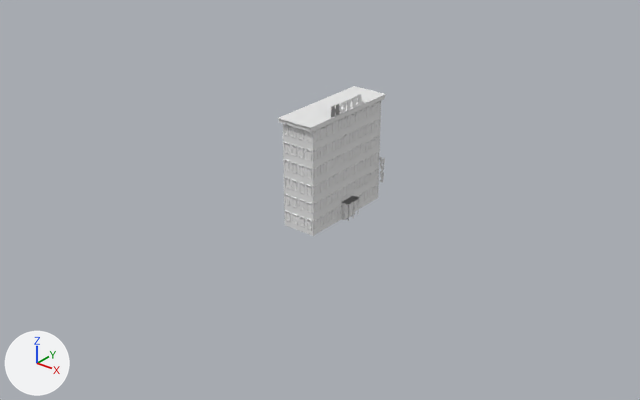
Two versions of the Blender file Unity/Assets/Models/Outdoor/Structures/hotel.blend, one commit apart.
Rendered twice from a camera (50 mm lens) standing at (54.8, -70.8, 44.7) and looking at (0.2, -2.6, 2.4). Arrows for +X, +Y and +Z are at lower left; the lights stay in place.
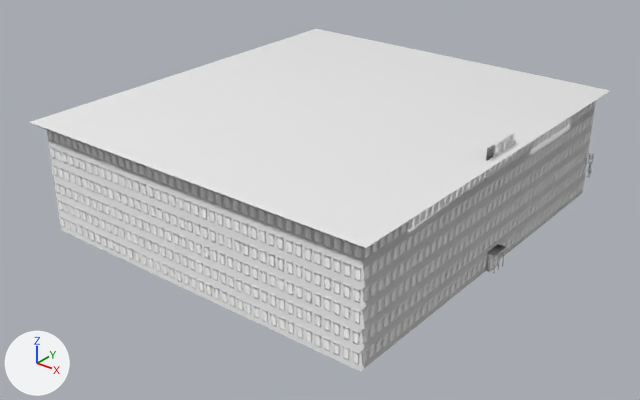
Edits to the bpy script that builds the scene:
```text
Change me_cube:
    where me_cube.from_pydata(...)  # 8 vertices, 6 faces; spans x -2.0..2.0, y -2.0..2.0, z -1.0..1.0
    used by ob_cube; location = (0.0, 0.0, 1.0); scale = (1.0, 3.0, 1.0)
    me_cube part 1: 6 kept faces spanning x -2.0..2.0, y -2.0..2.0, z -1.0..1.0 are now shaded smooth
Change me_cube_004:
    where me_cube_004.from_pydata(...)  # 186 vertices, 185 faces; spans x -0.323..0.323, y -0.04..0.133, z -0.6..0.6
    used by ob_cube_011; location = (2.02, 0.5, 1.25); rotation_euler = (0.0, 0.0, -1.571), in degrees (0, 0, -90)
    me_cube_004 part 2: 185 kept faces spanning x -0.323..0.323, y -0.04..0.133, z -0.6..0.6 are now shaded smooth
Change me_cube_002:
    where me_cube_002.from_pydata(...)  # 16 vertices, 14 faces; spans x -2.2..2.2, y -2.2..2.2, z -0.03..0.54
    used by ob_cube_002; location = (0.0, 0.0, 12.0); scale = (1.0, 3.0, 1.0)
    me_cube_002 part 3: all faces are now shaded smooth (14 of 14 changed)
Change ob_cube:
    ob_cube.scale: (1.0, 3.0, 1.0) -> (10.0, 11.0, 1.0)
Change ob_cylinder:
    ob_cylinder.location: (2.11, 5.95, 5.0) -> (20.11, 21.95, 5.0)
Change ob_cube_003:
    ob_cube_003.location: (2.0, -2.3, 13.1) -> (20.0, -2.3, 13.1)
Change ob_cylinder_001:
    ob_cylinder_001.location: (2.0, -1.1, 13.1) -> (20.0, -1.1, 13.1)
Change ob_cube_005:
    ob_cube_005.location: (2.0, 0.0, 13.1) -> (20.0, 0.0, 13.1)
Change ob_cube_013:
    ob_cube_013.location: (2.0, 1.25, 13.1) -> (20.0, 1.25, 13.1)
Change ob_cube_012:
    ob_cube_012.location: (2.2, 0.0, 1.0) -> (20.2, 0.0, 1.0)
Change ob_cube_011:
    ob_cube_011.location: (2.02, 0.5, 1.25) -> (20.02, 0.5, 1.25)
    where _m = ob_cube_011.modifiers.new('Array', 'ARRAY')
    _m.count: 6 -> 22
Change ob_cube_010:
    ob_cube_010.location: (2.02, -0.5, 1.25) -> (20.02, -0.5, 1.25)
    where _m = ob_cube_010.modifiers.new('Array', 'ARRAY')
    _m.count: 6 -> 22
Change ob_cube_007:
    ob_cube_007.location: (-0.5, -6.02, 1.25) -> (-0.5, -22.02, 1.25)
    where _m = ob_cube_007.modifiers.new('Array', 'ARRAY')
    add _m.count = 20
Change ob_cube_006:
    ob_cube_006.location: (0.5, -6.02, 1.25) -> (0.5, -22.02, 1.25)
    where _m = ob_cube_006.modifiers.new('Array', 'ARRAY')
    add _m.count = 20
Change ob_cube_002:
    ob_cube_002.scale: (1.0, 3.0, 1.0) -> (9.6, 10.6, 1.0)
```

What differs and where, as boxes (x1, y1, x2, y2) in the pictures (640 x 400 px):
'Cube.002', rescaled (433% wider, 370% taller)
    before: (278, 86, 386, 132)
    after: (30, 29, 610, 249)
'Cube', surface changed, rescaled
    before: (283, 101, 381, 236)
    after: (47, 101, 596, 371)
'Cube.006', surface changed, moved, modifiers changed
    before: (298, 128, 312, 230)
    after: (184, 181, 361, 364)
'Cube.010', surface changed, moved, modifiers changed
    before: (314, 116, 348, 230)
    after: (362, 162, 500, 364)
'Cube.007', surface changed, moved, modifiers changed
    before: (283, 124, 297, 225)
    after: (48, 130, 189, 285)
'Cube.011', surface changed, moved, modifiers changed
    before: (349, 101, 381, 206)
    after: (494, 101, 595, 255)
'Cube.012', moved
    before: (342, 196, 360, 221)
    after: (486, 244, 506, 273)
'Cube.003', moved
    before: (331, 103, 339, 117)
    after: (486, 145, 495, 161)
'Cylinder', moved
    before: (379, 157, 385, 182)
    after: (586, 153, 594, 178)
'Cube.013', moved
    before: (352, 95, 359, 108)
    after: (505, 134, 512, 149)
'Cylinder.001', moved
    before: (339, 102, 346, 113)
    after: (494, 143, 501, 155)
'Cube.005', moved
    before: (345, 98, 353, 110)
    after: (499, 137, 507, 152)
part 2 of me_cube_004, shading changed
    before: (283, 101, 381, 230)
    after: (48, 101, 595, 364)
